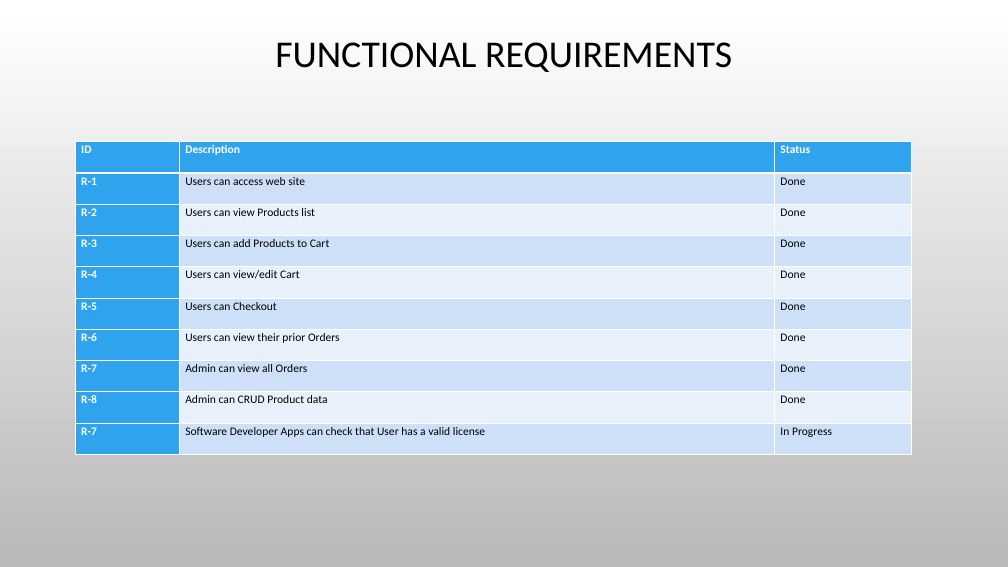
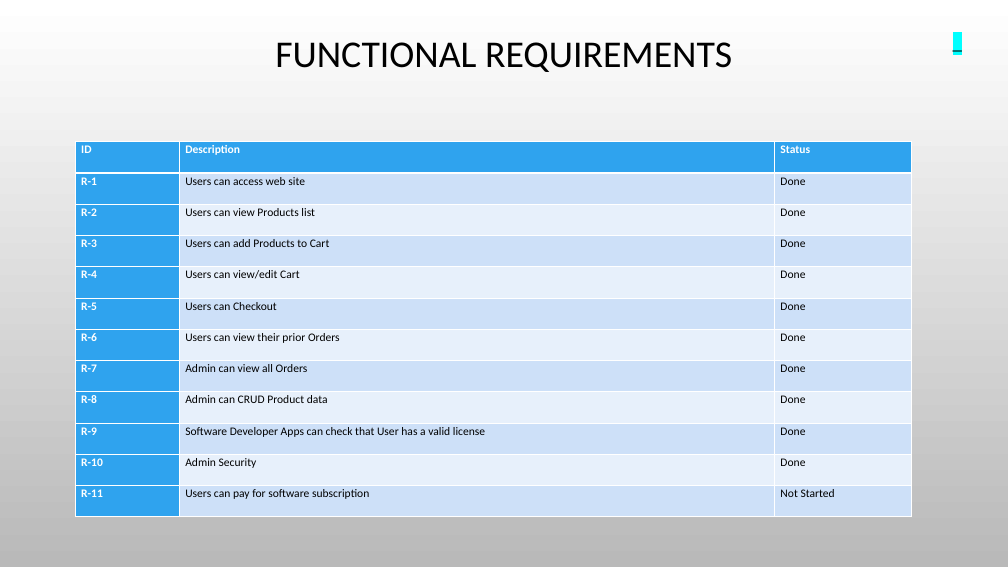
Before and after one commit to colby13king/cs5320-code, a slide deck: slide 5 of LicenseAssetManager/docs/team10FinalPresentation.pptx (slide 4 before the commit). Drawn at 1008x567 pixels with LibreOffice and Linux fonts; fonts in the diff are those of the drawing; background and template pictures are left out. Boxes give left, top, right and bottom in pixels: in the first picture for what was removed or moved away, otherwise in the second. Text is boxed around its words. In the diff, an @@ line names an element or a change of style, - is before the commit and + after.

Commit message:
Final Presentation

```diff
--- a/LicenseAssetManager/docs/team10FinalPresentation.pptx
+++ b/LicenseAssetManager/docs/team10FinalPresentation.pptx
@@ text added at bbox=[945, 27, 970, 81], 18 pt, text #000000 @@
+_
@@ table at bbox=[76, 142, 911, 517] @@
-row 10: R-7 | Software Developer Apps can check that User has a valid license | In Progress
+row 10: R-9 | Software Developer Apps can check that User has a valid license | Done
+row 11: R-10 | Admin Security | Done
+row 12: R-11 | Users can pay for software subscription | Not Started
```
Also in this commit, not shown: 9 other slides changed, 5 slides added, 2 slides removed.
